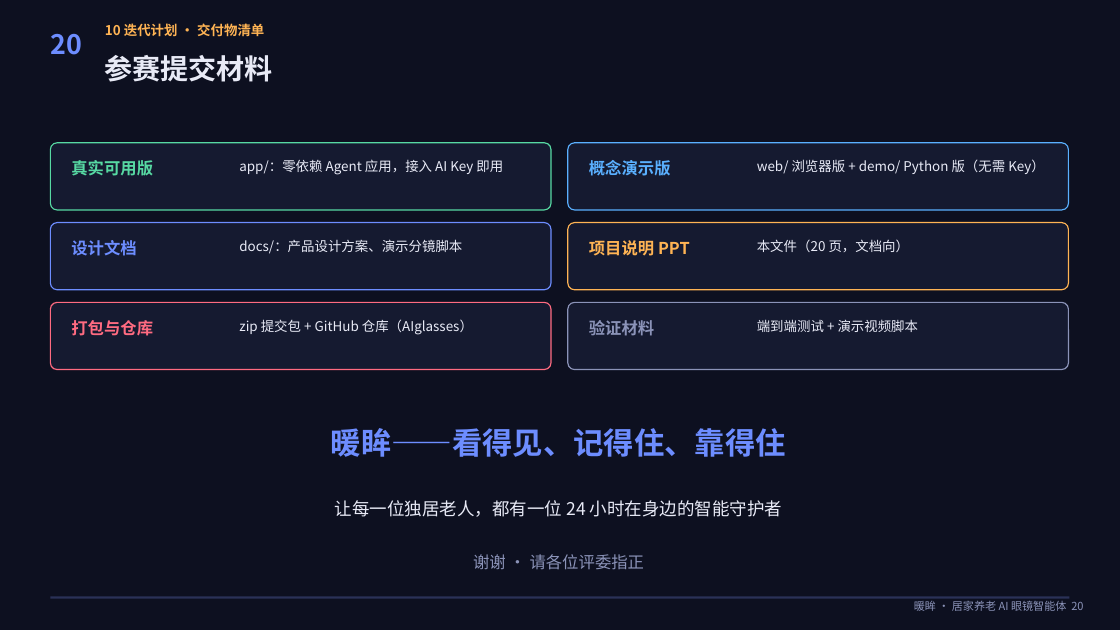
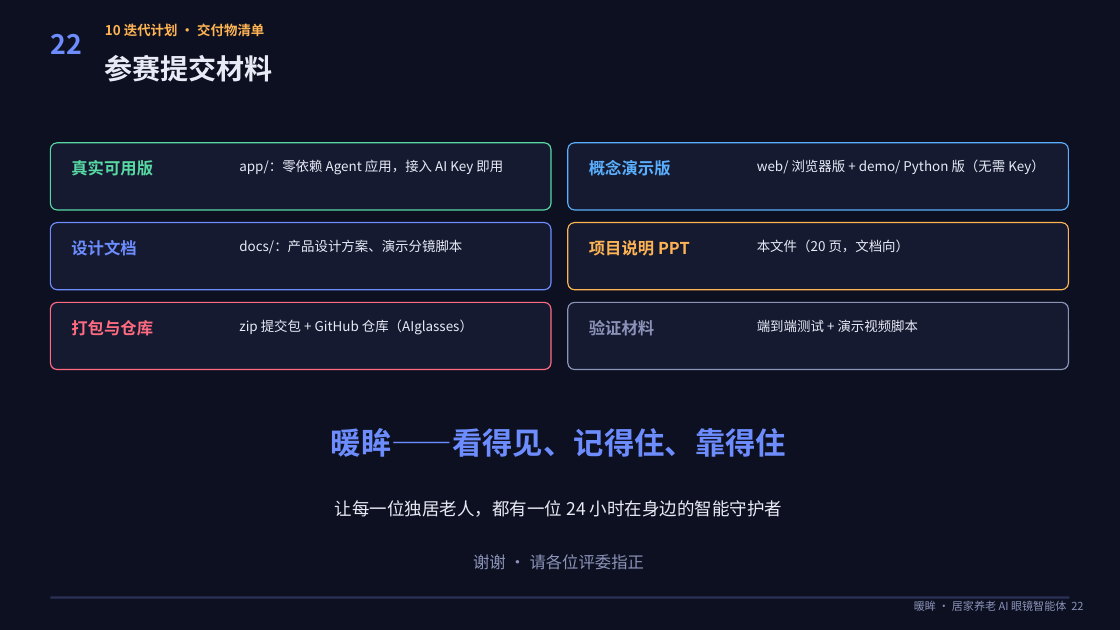
Before and after one commit to scut-chika/AIglasses, a slide deck: slide 22 of ppt/暖眸-居家养老AI眼镜智能体-项目说明.pptx (slide 20 before the commit). Drawn at 1120x630 pixels with LibreOffice and Linux fonts; fonts in the diff are those of the drawing. Boxes give left, top, right and bottom in pixels: in the first picture for what was removed or moved away, otherwise in the second. Text is boxed around its words. In the diff, an @@ line names an element or a change of style, - is before the commit and + after.

```diff
--- a/ppt/暖眸-居家养老AI眼镜智能体-项目说明.pptx
+++ b/ppt/暖眸-居家养老AI眼镜智能体-项目说明.pptx
@@ text at (x1=50, y1=34, x2=82, y2=54): text changed @@
-20
+22
@@ text at (x1=914, y1=601, x2=1083, y2=611): text changed @@
-暖眸 · 居家养老 AI 眼镜智能体 20
+暖眸 · 居家养老 AI 眼镜智能体 22
```
Also in this commit, not shown: 5 other slides changed, 2 slides added, 5 other files.
